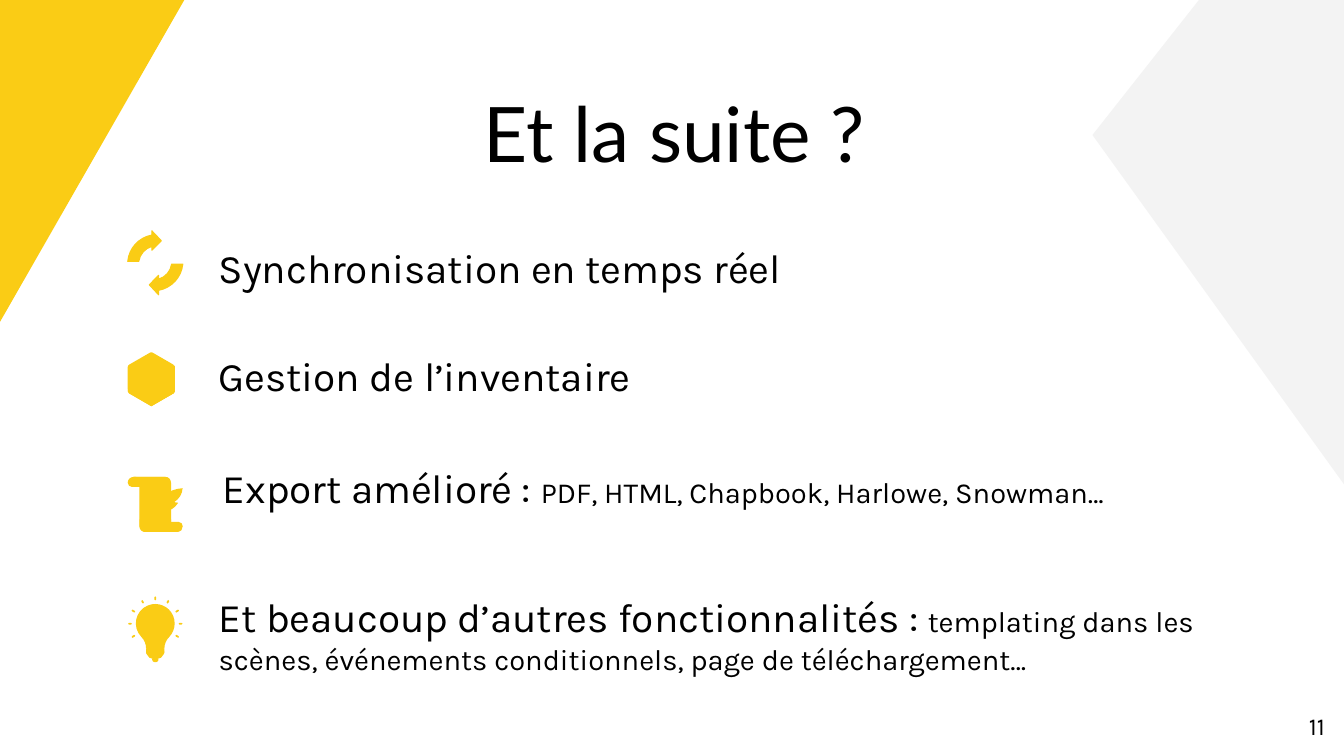
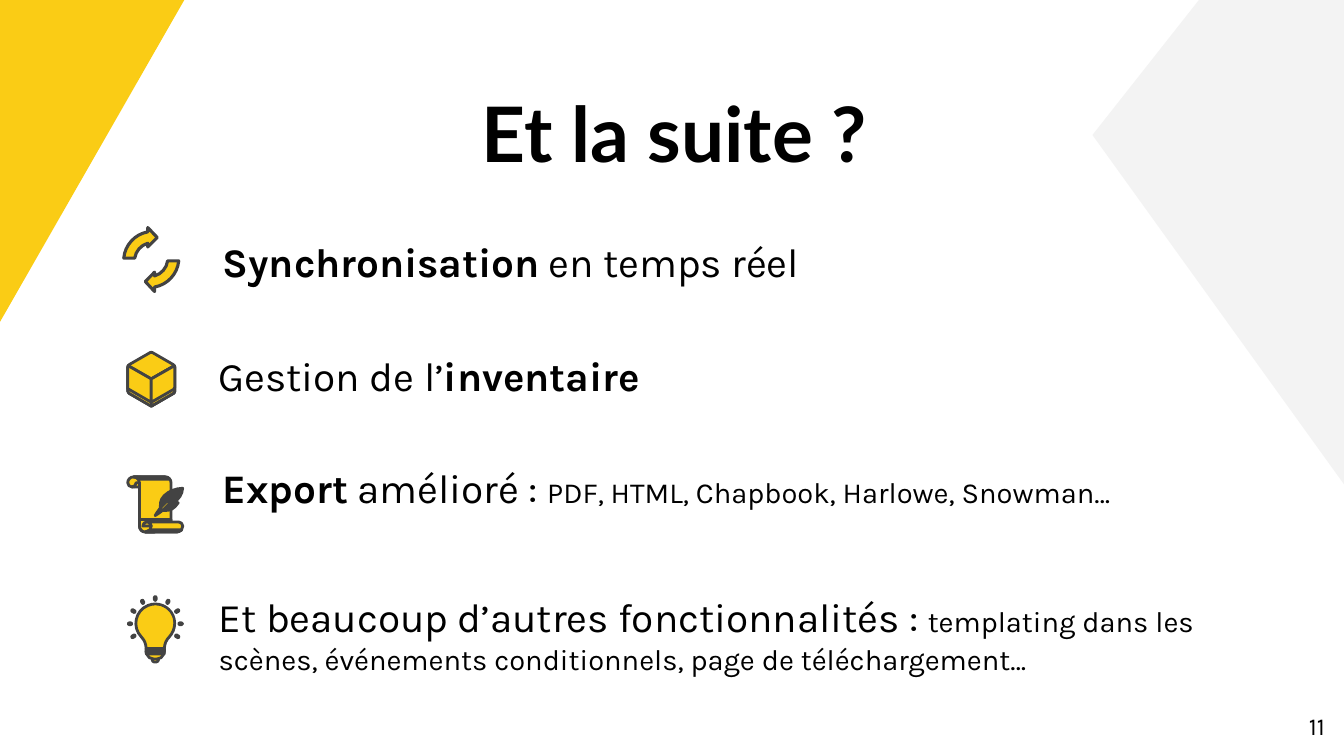
Before and after one commit to JeremieLeymarie/story-builder, a slide deck: slide 11 of sb-keynote-finale.pptx. Drawn at 1344x756 pixels with LibreOffice and Linux fonts; fonts in the diff are those of the drawing. Boxes give left, top, right and bottom in pixels: in the first picture for what was removed or moved away, otherwise in the second. Text is boxed around its words. In the diff, an @@ line names an element or a change of style, - is before the commit and + after.

```diff
--- a/sb-keynote-finale.pptx
+++ b/sb-keynote-finale.pptx
@@ title "Et la suite ?" at bbox=[482, 105, 813, 163]: bold on @@
@@ freeform shape: place and size @@
-freeform shape at bbox=[128, 231, 161, 262]
+freeform shape at bbox=[124, 227, 157, 258]
@@ freeform shape at bbox=[124, 227, 157, 258]: outline #FACC15 0.59 pt to #434343 1.66 pt @@
@@ text "Synchronisation en temps réel" at bbox=[223, 246, 799, 287]: bold on in "Synchronisation" @@
@@ freeform shape: place and size @@
-freeform shape at bbox=[149, 265, 183, 296]
+freeform shape at bbox=[145, 261, 179, 292]
@@ freeform shape at bbox=[145, 261, 179, 292]: outline #FACC15 0.59 pt to #434343 1.66 pt @@
@@ text "Gestion de l’inventaire" at bbox=[219, 362, 640, 392]: bold on in "l’inventaire" @@
@@ text "Export amélioré : PDF, HTML, ..." at bbox=[223, 472, 1111, 513]: bold on in "Export" @@
@@ outline none to #FACC15 1.5 pt in 6 elements at bbox=[156, 622, 161, 650], bbox=[151, 622, 156, 650], bbox=[155, 624, 156, 650], bbox=[142, 487, 168, 491], bbox=[142, 492, 168, 496], bbox=[142, 497, 168, 501] @@
@@ outline none to #434343 1.5 pt in 18 elements at bbox=[132, 603, 175, 652], bbox=[152, 659, 159, 663], bbox=[146, 649, 165, 660], bbox=[146, 652, 165, 655], bbox=[128, 352, 175, 406], bbox=[128, 366, 175, 406], bbox=[128, 366, 151, 402], bbox=[152, 366, 175, 406], bbox=[152, 366, 175, 402], bbox=[128, 477, 149, 487], bbox=[132, 482, 141, 487], bbox=[133, 477, 171, 532], bbox=[140, 520, 172, 532], bbox=[133, 477, 169, 480], bbox=[145, 521, 183, 532], bbox=[145, 530, 181, 532], bbox=[142, 521, 151, 526], bbox=[155, 496, 175, 516] @@
@@ fill #FACC15 to #434343; outline none to #434343 1.5 pt in 10 elements at bbox=[179, 622, 183, 624], bbox=[128, 622, 132, 624], bbox=[175, 610, 179, 613], bbox=[132, 634, 136, 637], bbox=[167, 599, 171, 603], bbox=[155, 597, 156, 601], bbox=[141, 599, 145, 603], bbox=[132, 610, 136, 613], bbox=[175, 634, 179, 637], bbox=[160, 488, 183, 511] @@
@@ freeform shape at bbox=[153, 607, 157, 610]: fill #FACC15 to #434343; outline none to #FACC15 1.5 pt @@
@@ freeform shape at bbox=[157, 607, 172, 625]: fill #FACC15 to #434343; outline none to #FACC15 1.5 pt @@
```
Also in this commit, not shown: 6 other slides changed, 1 other file.
